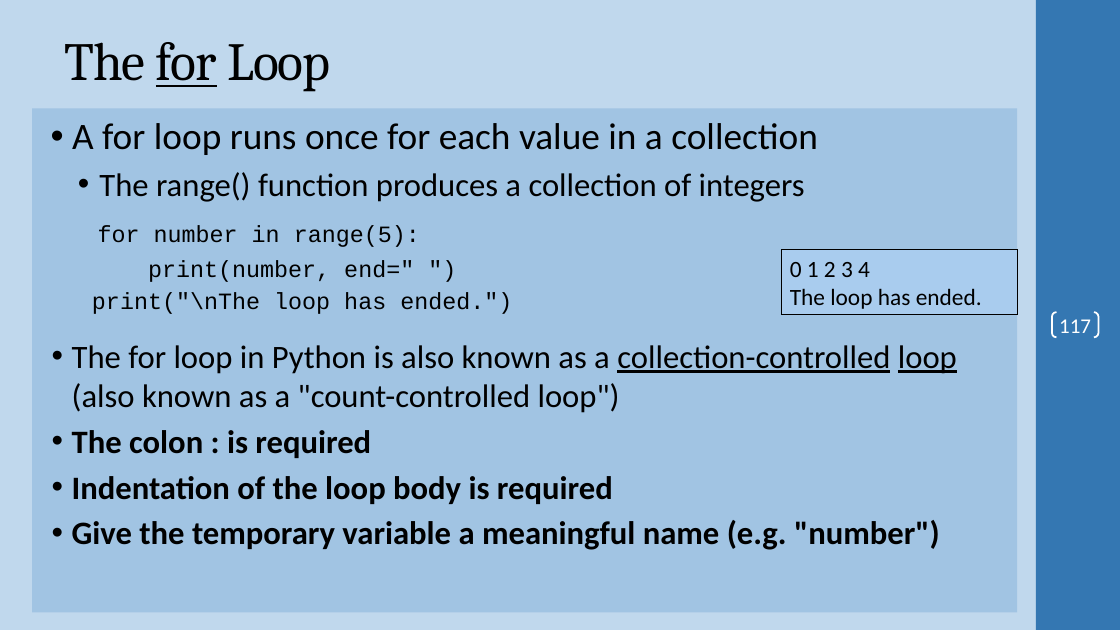
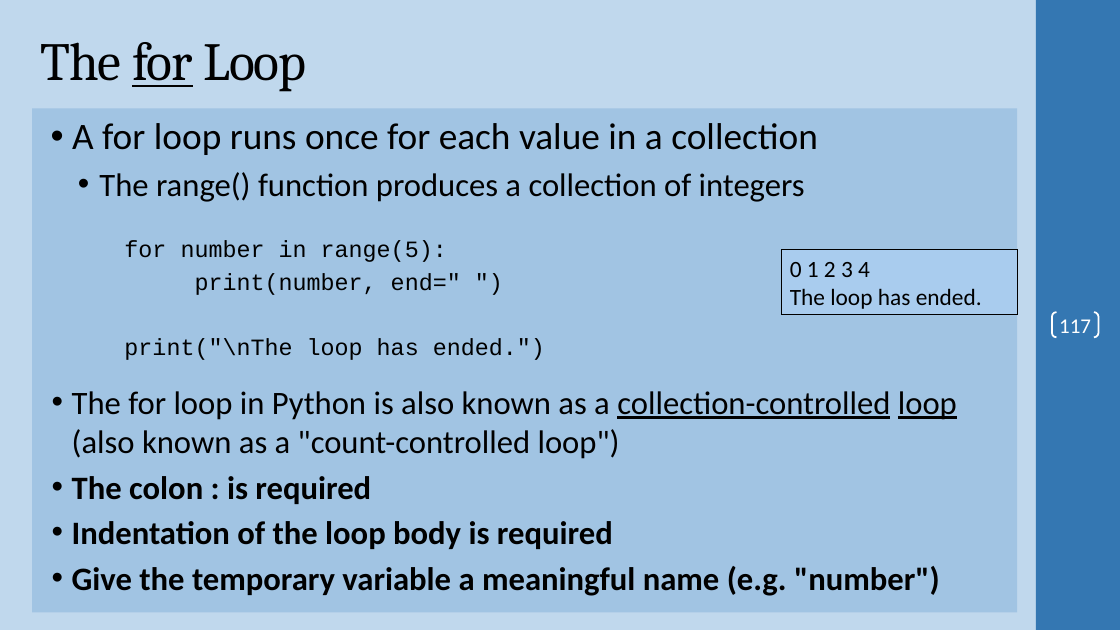
Before and after one commit to ProfSingletary/2023SpringNetworkScripting5Fridays, a slide deck: slide 117 of Day1.pptx. Drawn at 1120x630 pixels with LibreOffice and Linux fonts; fonts in the diff are those of the drawing; background and template pictures are left out. Boxes give left, top, right and bottom in pixels: in the first picture for what was removed or moved away, otherwise in the second. Text is boxed around its words. In the diff, an @@ line names an element or a change of style, - is before the commit and + after.

```diff
--- a/Day1.pptx
+++ b/Day1.pptx
@@ title "The for Loop": place and size @@
-title "The for Loop" at (64,42,330,92)
+title "The for Loop" at (40,42,306,92)
@@ text at (124,240,545,360): indent changed @@
```
Also in this commit, not shown: 6 other slides changed, 1 other file.
